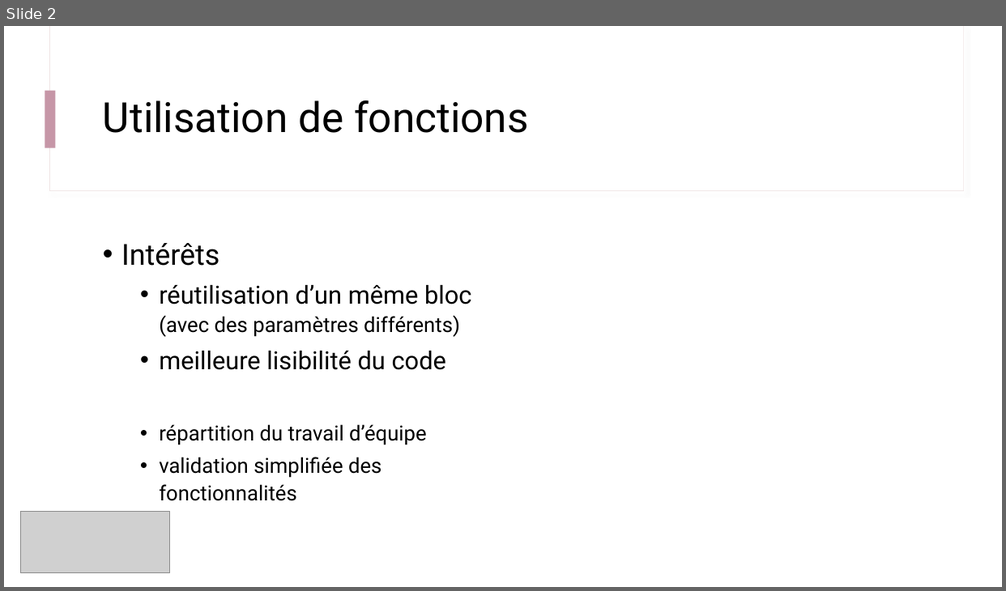
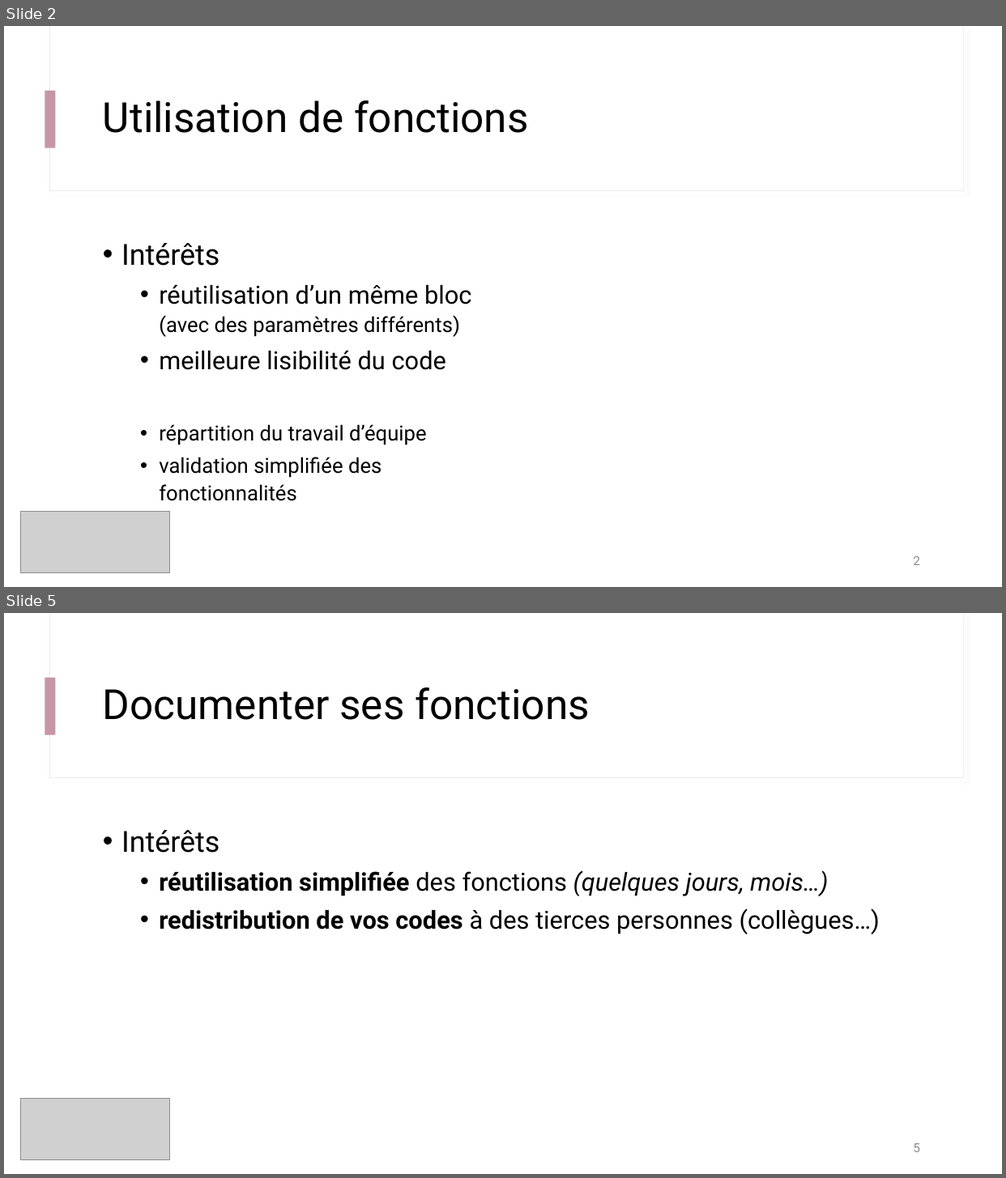
Before and after one commit to IOGS-Digital-Methods/semester-5, a slide deck: s5_outils_numeriques/b1_outils_numeriques/seance1_demistifier_python/B1_2_Fonctions_Modules.pptx. Shown one above the other, each under a label of ours: slide 2 before the commit, slides 2 and 5 after it; the slides between them are not shown. The pictures are 1006x591 and 1006x1178 pixels, drawn with LibreOffice and Linux fonts; fonts in the diff are those of the drawing; grey boxes stand for pictures. Boxes give left, top, right and bottom in pixels: in the first picture for what was removed or moved away, otherwise in the second. Text is boxed around its words. In the diff, an @@ line names an element or a change of style, - is before the commit and + after.

```diff
--- a/s5_outils_numeriques/b1_outils_numeriques/seance1_demistifier_python/B1_2_Fonctions_Modules.pptx
+++ b/s5_outils_numeriques/b1_outils_numeriques/seance1_demistifier_python/B1_2_Fonctions_Modules.pptx
@@ slide 5 added at <box>4,613,1002,1174</box>, background #FFFFFF; not listed: 3 template elements that a slide beside it also shows @@
@@ title added at <box>103,688,590,720</box>, 40 pt, text #000000 @@
+Documenter ses fonctions
@@ text added at <box>121,830,880,935</box>, 24 pt, text #000000 @@
+• Intérêts
+  • réutilisation simplifiée des fonctions (quelques jours, mois…)
+  • redistribution de vos codes à des tierces personnes (collègues…)
@@ picture added at <box>20,1099,170,1161</box> @@
@@ page number added at <box>913,1144,920,1152</box>, 12 pt, text #8C8C8C @@
+5
@@ slide 2 changed as well @@
@@ page number added at <box>913,557,920,565</box>, 12 pt, text #8C8C8C @@
+2
```
Also in this commit, not shown: 2 other slides changed, 7 other slides added, 45 other files.
